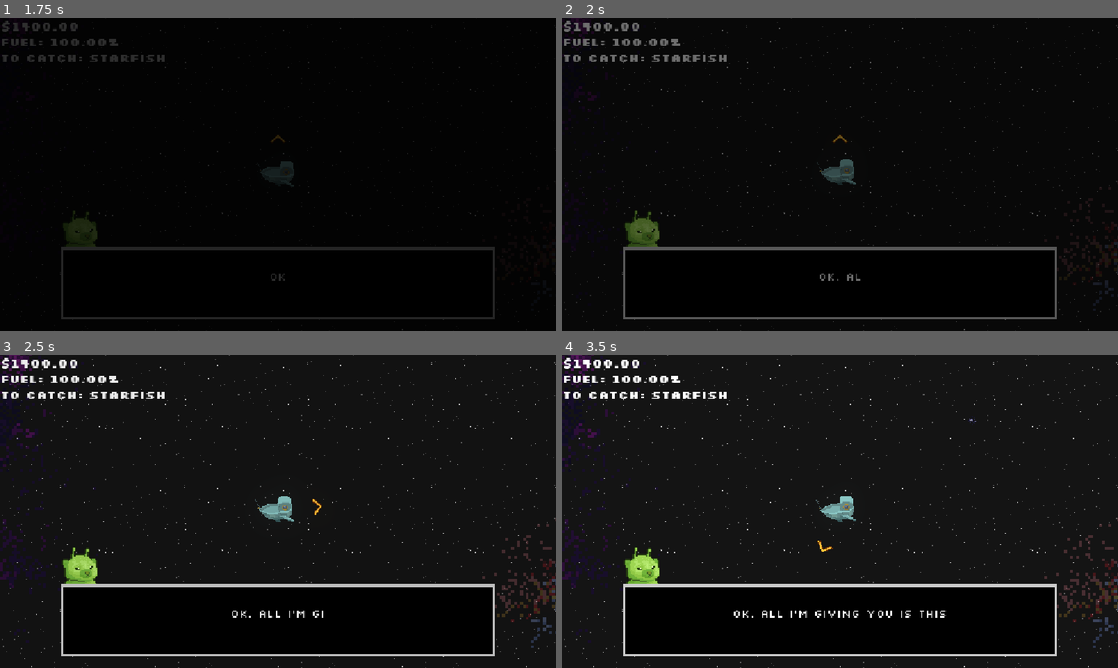
Above: before the commit, frames 1-4 (two rows, left to right).
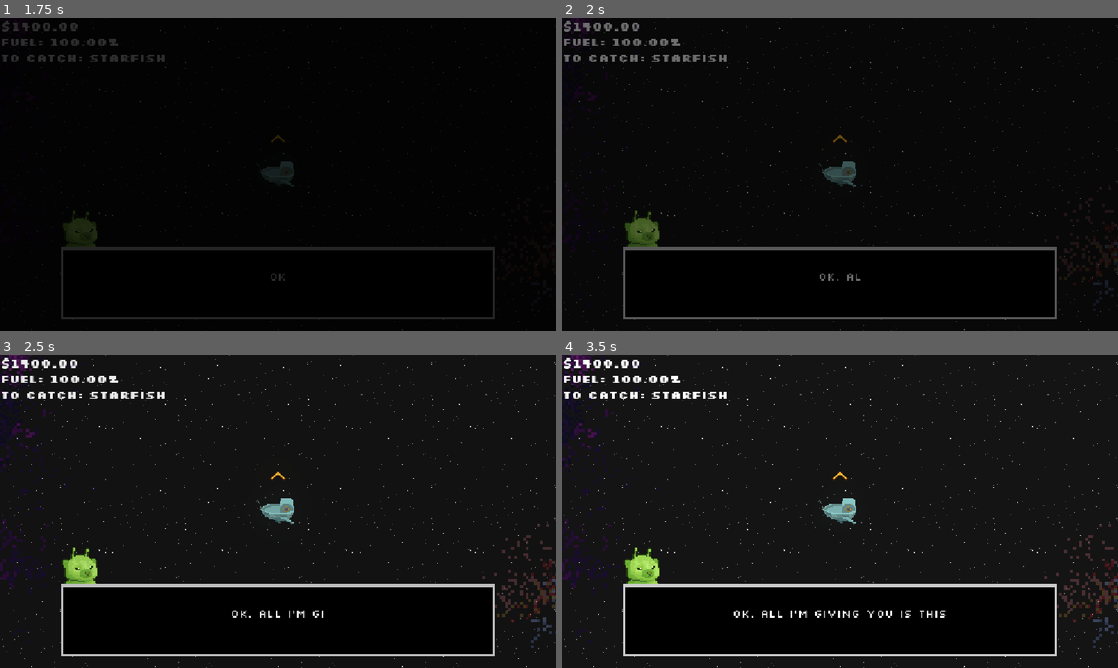
Above: after the commit, the same moments.

Repository: DudeNamedDarcy/CosmicJam2026
Game: Godot game, scene res://MainMenu/main_menu.tscn
Two runs of this game, one before a commit and one after it. Both use one fixed random seed, a clock stepped at 60 frames per second and the inputs below. Sound files missing from this copy of the repository are replaced by a short silence.
Inputs (mouse positions are in pixels of both pictures, inside the frame that each line leads up to):
- Up to frame 1 (1.75 s): click "Start Game" at 0.5 s; click "Start Game" at 1.25 s
- Up to frame 2 (2 s): no input
- Up to frame 3 (2.5 s): move the mouse to (400, 495) at 2.02 s; press the mouse at (400, 495) at 2.03 s; hold Right (ComboRight) from 2.03 s (still down)
- Up to frame 4 (3.5 s): release Right (ComboRight) at 2.75 s; release the mouse at (962, 495) at 2.75 s; drag from (728, 527) to (812, 574) at 2.77 s

Frame 1 is identical in both runs. In frame 2, 0.1% of the frame differs, in the area x 45-53%, y 45-54%; in frame 3, 0.2%; in frame 4, 0.3%, in the area x 45-75%, y 19-63%.

Commit message:
Quest System

Diff:
--- a/Scenes/game_scene.tscn
+++ b/Scenes/game_scene.tscn
@@ -83,6 +83,7 @@
 region = Rect2(256, 0, 128, 128)
 
 [node name="GameScene" type="Node2D" unique_id=459147446 node_paths=PackedStringArray("screenFade")]
+process_mode = 3
 script = ExtResource("1_e624q")
 screenFade = NodePath("MoneyFuelUI/Screen Fade")
 
@@ -94,6 +95,7 @@
 script = ExtResource("2_fiftr")
 
 [node name="PlayerController" parent="." unique_id=743970108 node_paths=PackedStringArray("vboxContainer", "moneyVboxContainer", "fishSpawner", "black_hole_market") instance=ExtResource("1_x87qo")]
+process_mode = 1
 z_index = 1
 position = Vector2(95, 64)
 collision_layer = 4
@@ -160,6 +162,7 @@
 metadata/_custom_type_script = "uid://xiufvpalhvi1"
 
 [node name="Fish Spawner" type="Node2D" parent="." unique_id=1574152278 node_paths=PackedStringArray("spawnableArea")]
+process_mode = 1
 script = ExtResource("6_rgj8m")
 fishDict = Dictionary[PackedScene, int]({
 ExtResource("8_5q52j"): 2,
@@ -310,6 +313,7 @@
 process_mode = 3
 
 [node name="Screen Fade" type="ColorRect" parent="MoneyFuelUI" unique_id=516681232]
+process_mode = 3
 z_index = 1000
 anchors_preset = 15
 anchor_right = 1.0
--- a/Scenes/player_controller.gd
+++ b/Scenes/player_controller.gd
@@ -8,13 +8,13 @@
 #Upgradeable
 var bobbersList: Array[PackedScene] = [
 	preload("res://Scenes/Bobbers/Pluto.tscn"),
-	#preload("res://Scenes/Bobbers/Mercury.tscn"),
-	#preload("res://Scenes/Bobbers/Venus.tscn"),
-	#preload("res://Scenes/Bobbers/Earth.tscn"),
-	#preload("res://Scenes/Bobbers/Mars.tscn"),
-	#preload("res://Scenes/Bobbers/Neptune.tscn"),
-	#preload("res://Scenes/Bobbers/Uranus.tscn"),
-	#preload("res://Scenes/Bobbers/Saturn.tscn"),
+	preload("res://Scenes/Bobbers/Mercury.tscn"),
+	preload("res://Scenes/Bobbers/Venus.tscn"),
+	preload("res://Scenes/Bobbers/Earth.tscn"),
+	preload("res://Scenes/Bobbers/Mars.tscn"),
+	preload("res://Scenes/Bobbers/Neptune.tscn"),
+	preload("res://Scenes/Bobbers/Uranus.tscn"),
+	preload("res://Scenes/Bobbers/Saturn.tscn"),
 	preload("res://Scenes/Bobbers/Jupiter.tscn")
 ]
 @export_category("Movement")
@@ -77,6 +77,7 @@
 	castingPoint = castingPointLeft
 	uiController.UpdateMoneyText()
 	uiController.UpdateFuelText()
+	_handle_quests()
 
 
 func _process(delta: float) -> void:
@@ -139,7 +140,6 @@
 		aimArrow.rotation = mouse_direction.angle()
 
 func _physics_process(delta: float) -> void:
-	_handle_quests()
 	maxComboTime = (ScoreAndUpgrades.longer_combo_progress + 1)
 	uiController.UpdateFuelText()
 	#thanks to this article: https://forum.godotengine.org/t/how-to-display-a-float-with-two-decimal-points/133086/3
@@ -257,8 +257,9 @@
 	aimArrow.scale = Vector2(aim_arrow_base_scale, aim_arrow_base_scale)
 
 	var cast_direction: Vector2 = Vector2.RIGHT.rotated(aimArrow.global_rotation).normalized()
-	for bobberScene in bobbersList:
-		var bobber: Bobber = bobberScene.instantiate()
+	for i in range(0, questStep + 1):
+		print("casting bobber: ", i)
+		var bobber: Bobber = bobbersList[i].instantiate()
 		var bobberLine: Line2D = Line2D.new()
 		bobberLine.width = 1
 
@@ -296,8 +297,8 @@
 		vboxContainer.add_child(arrow_instance)
 		if i == 0:
 			arrows[0].TurnRed((ScoreAndUpgrades.longer_combo_progress) + 1)
-	for fish in fishList:
-		if fish.name == fishNeededForQuest:
+	for fish: Fish in fishList:
+		if fish.typeName == fishNeededForQuest:
 			caughtFishForQuest = true
 			print("caughtFishForQuest!")
 
@@ -350,8 +351,10 @@
 	fishList.clear()
 	comboSize = 0
 	aimArrow.show()
-	if caughtFishForQuest:
+	if caughtFishForQuest && success:
 		CompleteQuest()
+	else:
+		caughtFishForQuest = false
 	await get_tree().create_timer(0.4).timeout
 	input_button.visible = closeToShop
 
@@ -360,12 +363,12 @@
 	caughtFishForQuest = false
 	questStep += 1
 	LevelManager.next_level()
-	LevelManager.level_up.connect(AddNewQuest)
+	_handle_quests()
+	AddNewQuest(fishNeededForQuest)
 	# start popup for next quest
 
 # call this to add a new quest fish
 func AddNewQuest(fishName: String):
-	fishNeededForQuest = fishName
 	uiController.updateDialogue()
 
 
--- a/dialogue/intro_dialogue_box.gd
+++ b/dialogue/intro_dialogue_box.gd
@@ -57,6 +57,7 @@
 	pass
 
 func calling_dialogues():
+	current_dialogue_index = 0
 	#calling_dialogues called in Intro Dialogue called!
 	current_quest += 1
 	match current_quest:
@@ -82,6 +83,7 @@
 
 
 func show_text(array: Array[String]) -> void:
+	LevelManager.pauseGame()
 	current_array = array
 	text_done = false
 
@@ -113,7 +115,8 @@
 
 func _advance() -> void:
 	current_dialogue_index += 1
-	if current_dialogue_index == dialogue.size():
+	if current_dialogue_index == current_array.size():
+		LevelManager.unpauseGame()
 		hide()
 	else:
 		show_text(current_array)
